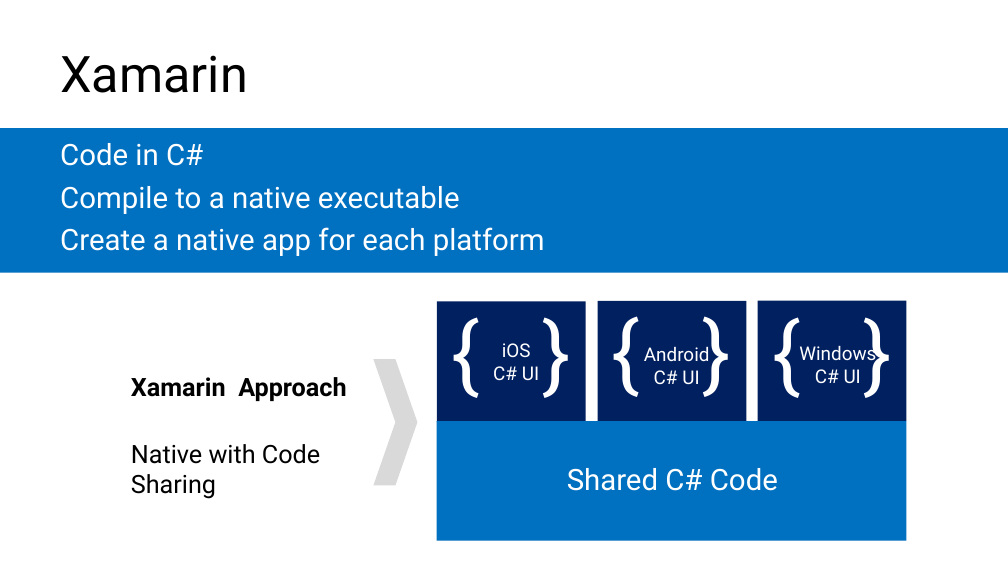
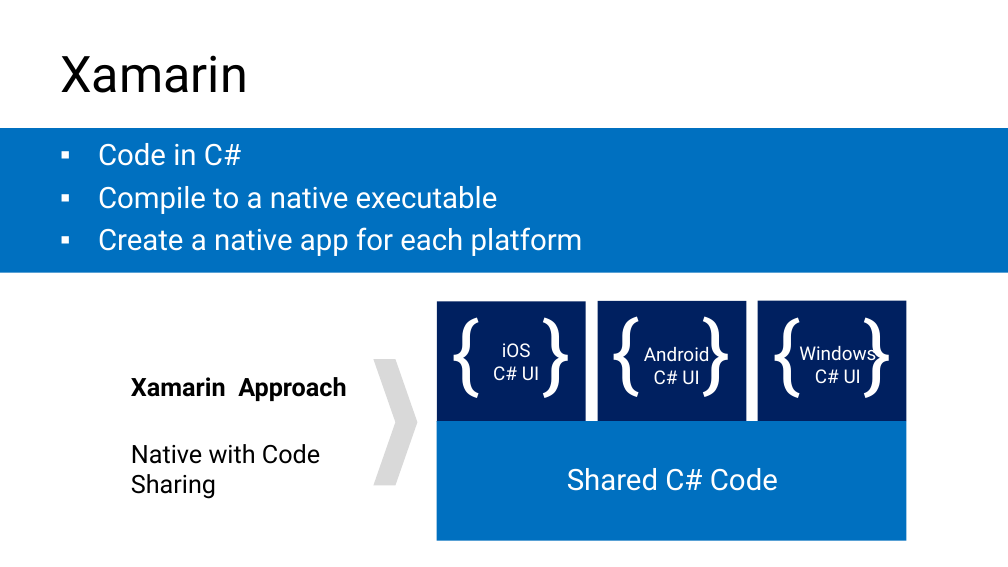
Before and after one commit to microsoft/AcademicContent, a slide deck: slide 20 of Instructor-Led/Module3/Lessons/Module3_Lesson1 Mobile Development Survey.pptx (slide 22 before the commit). Drawn at 1008x567 pixels with LibreOffice and Linux fonts; fonts in the diff are those of the drawing. Boxes give left, top, right and bottom in pixels: in the first picture for what was removed or moved away, otherwise in the second. Text is boxed around its words. In the diff, an @@ line names an element or a change of style, - is before the commit and + after.

```diff
--- a/Instructor-Led/Module3/Lessons/Module3_Lesson1 Mobile Development Survey.pptx
+++ b/Instructor-Led/Module3/Lessons/Module3_Lesson1 Mobile Development Survey.pptx
@@ text "Code in C#" at bbox=[98, 143, 583, 256]: bullet none to ▪ @@
```
Also in this commit, not shown: 8 other slides changed, 3 slides added, 4 slides removed.
